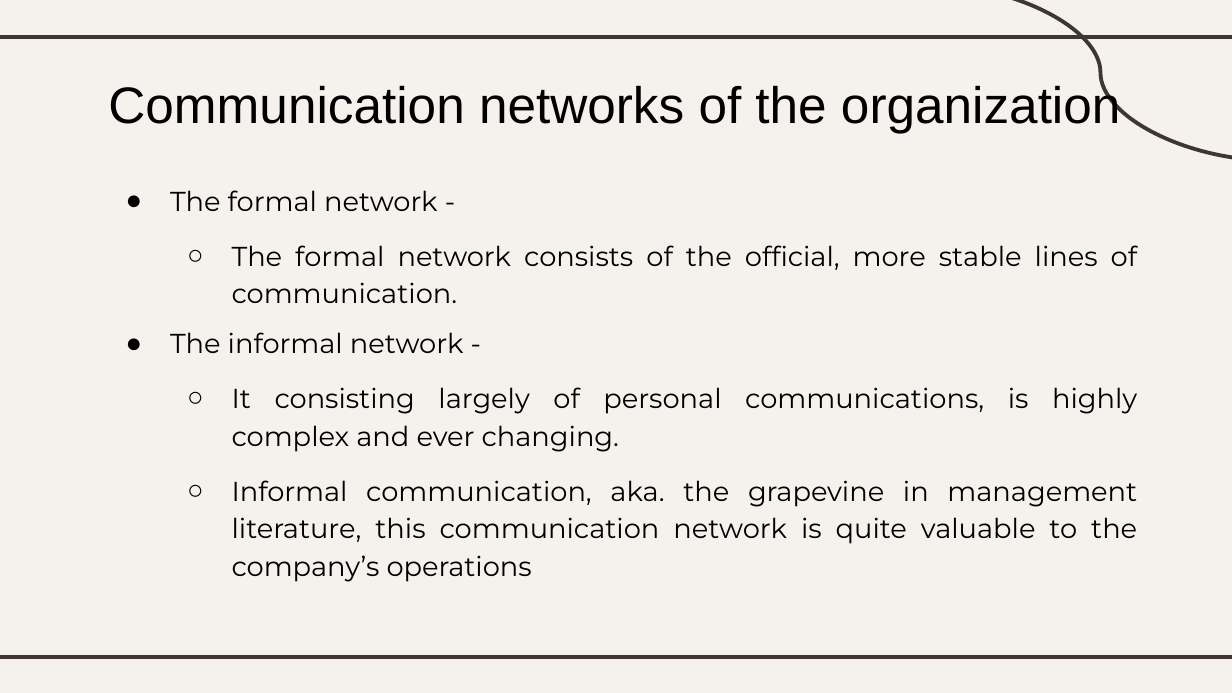
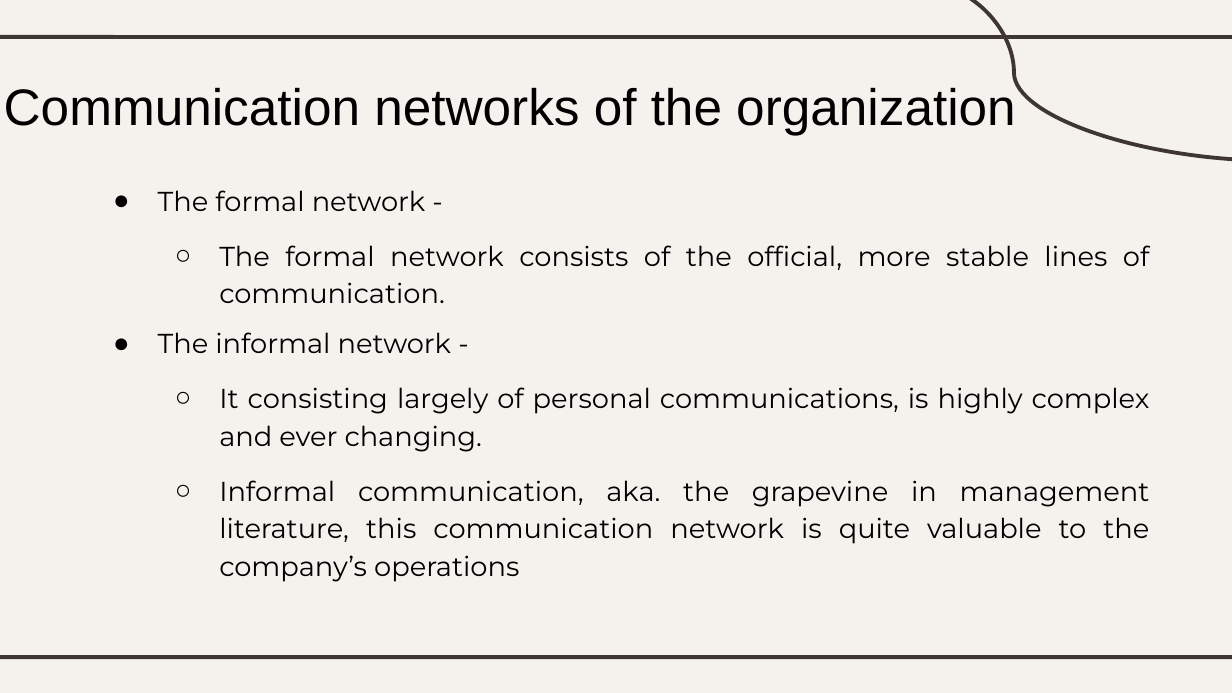
Before and after one commit to mononokai/3rd-semester, a slide deck: slide 17 of workplace-communication/Lecture 1.pptx. Drawn at 1232x693 pixels with LibreOffice and Linux fonts; fonts in the diff are those of the drawing. Boxes give left, top, right and bottom in pixels: in the first picture for what was removed or moved away, otherwise in the second. Text is boxed around its words. In the diff, an @@ line names an element or a change of style, - is before the commit and + after.

```diff
--- a/workplace-communication/Lecture 1.pptx
+++ b/workplace-communication/Lecture 1.pptx
@@ curved line (928, 0) - (1232, 160): route changed @@
@@ title "Communication networks of the organization": place and size @@
-title "Communication networks of the organization" at [108,82,1120,133]
+title "Communication networks of the organization" at [4,87,1015,135]
@@ text "The formal network -" rewrapped from [170,190,1137,582] to [158,190,1150,582] @@
```
Also in this commit, not shown: 28 other slides changed, 1 other file.
